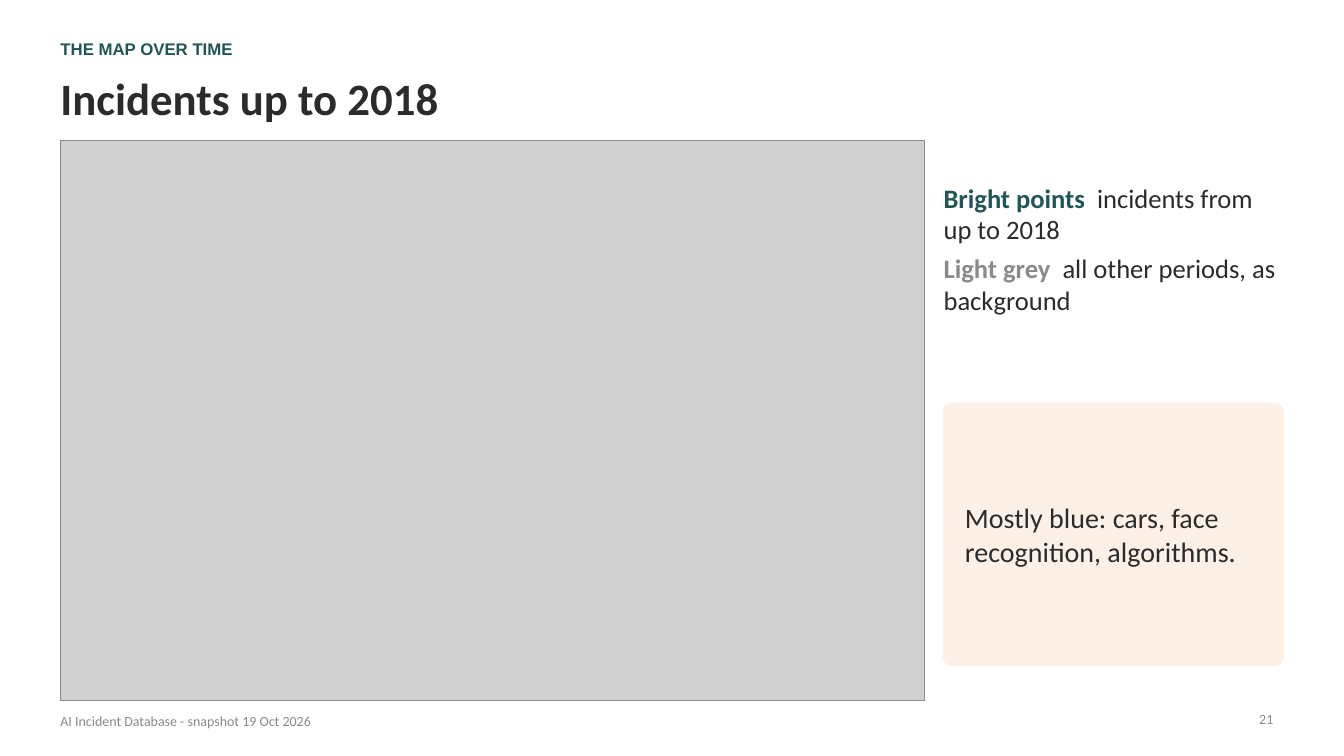
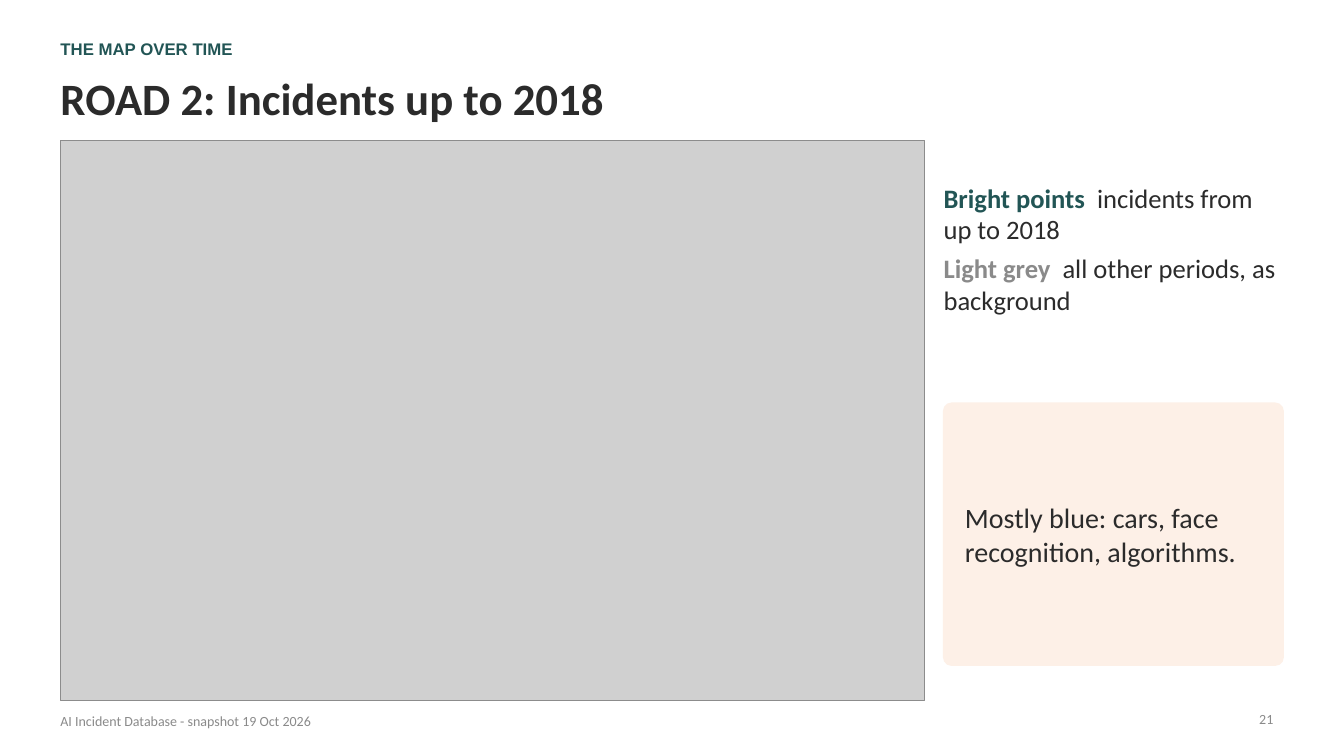
Before and after one commit to nnamyslowska/ai-incidents-analysis, a slide deck: slide 21 of From AI that breaks to AI that is weaponized - AIID.pptx. Drawn at 1344x756 pixels with LibreOffice and Linux fonts; fonts in the diff are those of the drawing; grey boxes stand for pictures. Boxes give left, top, right and bottom in pixels: in the first picture for what was removed or moved away, otherwise in the second. Text is boxed around its words. In the diff, an @@ line names an element or a change of style, - is before the commit and + after.

Commit message:
Added changes to slide titles

```diff
--- a/From AI that breaks to AI that is weaponized - AIID.pptx
+++ b/From AI that breaks to AI that is weaponized - AIID.pptx
@@ title at box(60, 83, 604, 122): text changed @@
-Incidents up to 2018
+ROAD 2: Incidents up to 2018
```
Also in this commit, not shown: 10 other slides changed, 1 other file.
